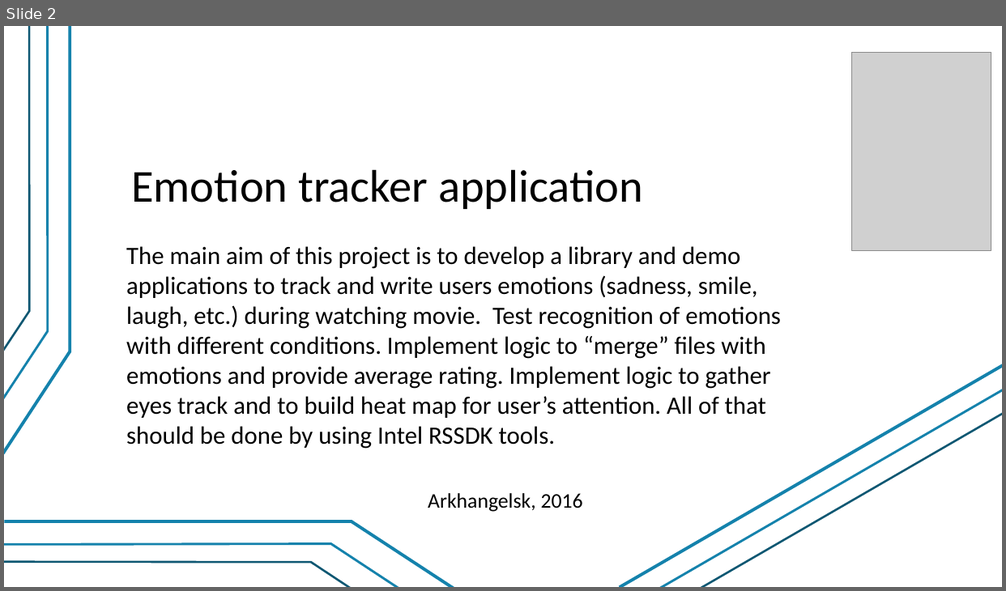
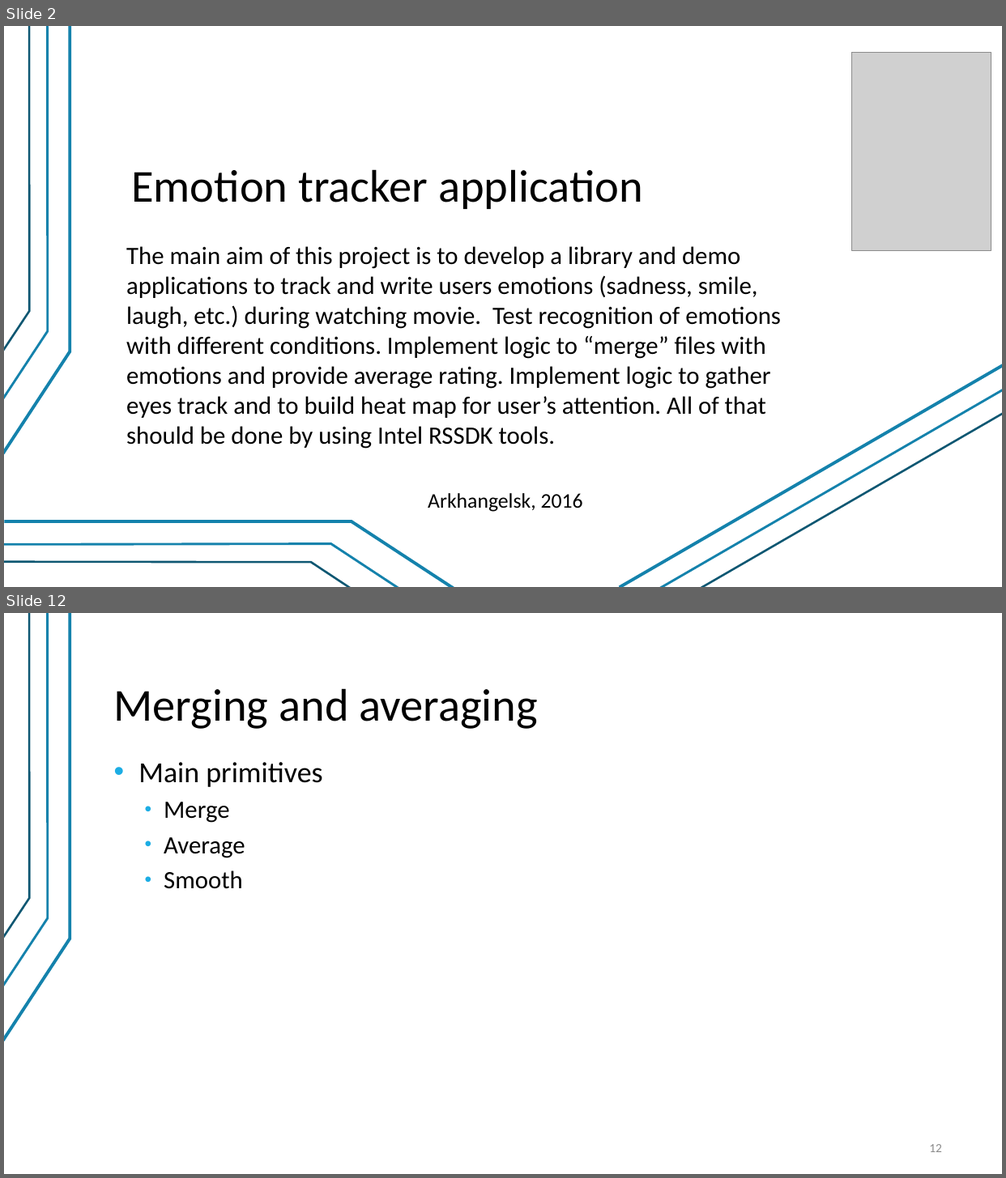
Before and after one commit to valber-8/emotracker, a slide deck: EmotionsTracker.pptx. Shown one above the other, each under a label of ours: slide 2 before the commit, slides 2 and 12 after it; the slides between them are not shown. The pictures are 1006x591 and 1006x1178 pixels, drawn with LibreOffice and Linux fonts; fonts in the diff are those of the drawing; grey boxes stand for pictures. Boxes give left, top, right and bottom in pixels: in the first picture for what was removed or moved away, otherwise in the second. Text is boxed around its words. In the diff, an @@ line names an element or a change of style, - is before the commit and + after.

```diff
--- a/EmotionsTracker.pptx
+++ b/EmotionsTracker.pptx
@@ slide 12 added at (4,613,1002,1174), background #FFFFFF; not listed: 3 template elements that a slide beside it also shows @@
@@ title added at (114,688,538,729), 44 pt, text #000000 @@
+Merging and averaging
@@ text added at (138,762,322,889), 24 pt, text #000000 @@
+• Main primitives
+  • Merge
+  • Average
+  • Smooth
@@ page number added at (929,1144,942,1152), 12 pt, text #8C8C8C @@
+12
```
Also in this commit, not shown: 13 other slides added, 1 slide removed, 23 other files.
